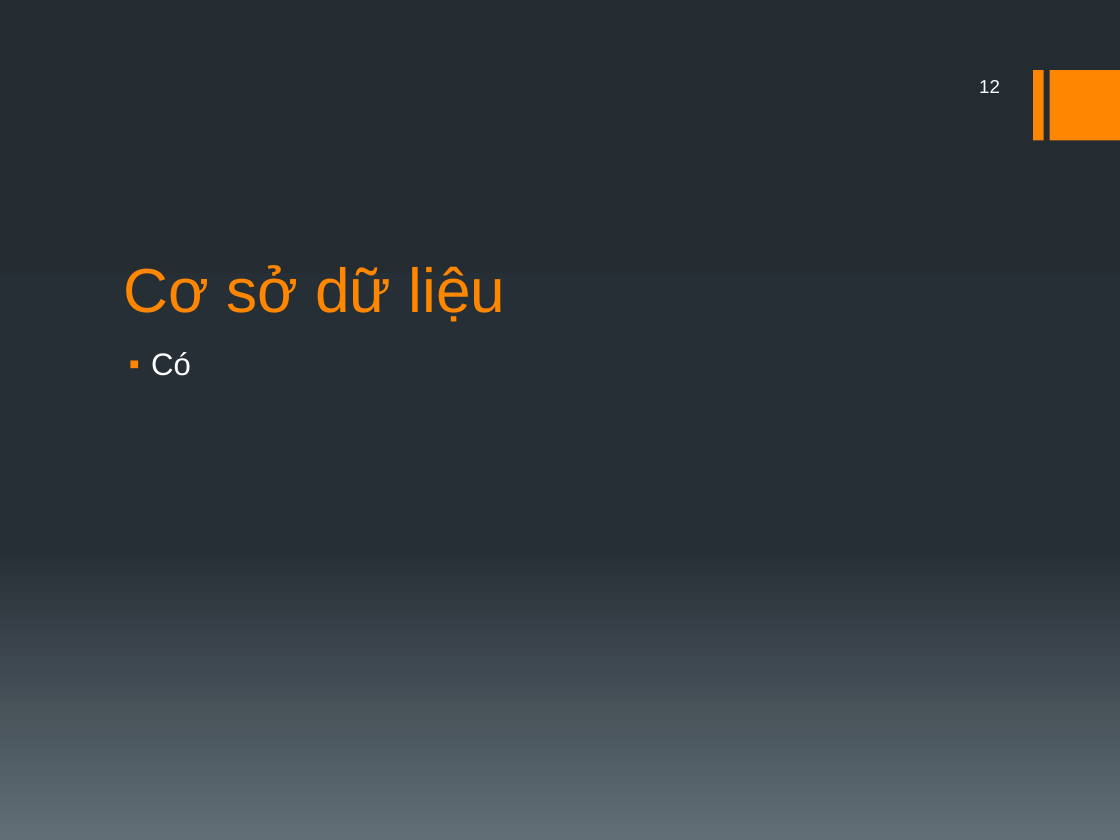
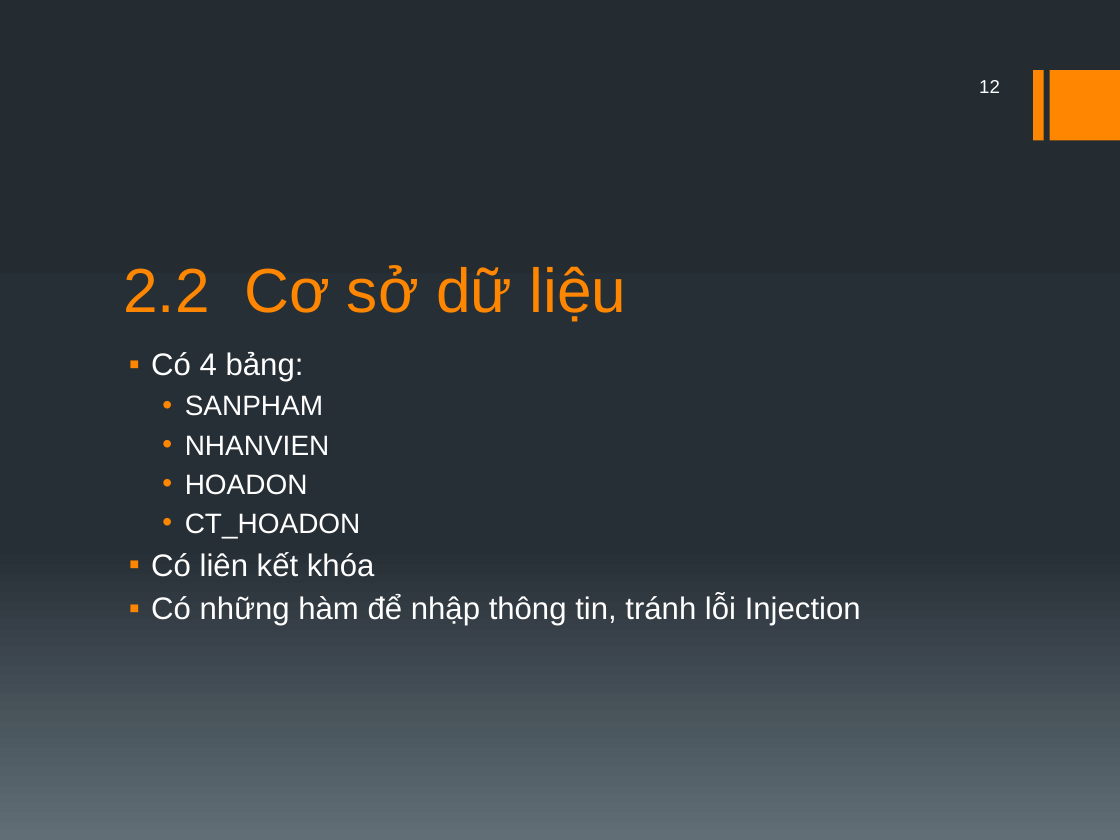
Before and after one commit to Hachiko001/CuaHang-NhaKho, a slide deck: slide 12 of Báo cáo/Báo cáo.pptx. Drawn at 1120x840 pixels with LibreOffice and Linux fonts; fonts in the diff are those of the drawing. Boxes give left, top, right and bottom in pixels: in the first picture for what was removed or moved away, otherwise in the second. Text is boxed around its words. In the diff, an @@ line names an element or a change of style, - is before the commit and + after.

```diff
--- a/Báo cáo/Báo cáo.pptx
+++ b/Báo cáo/Báo cáo.pptx
@@ title at bbox=[123, 265, 626, 322]: text changed @@
-Cơ sở dữ liệu
+2.2 Cơ sở dữ liệu
@@ text at bbox=[151, 352, 861, 626]: text changed @@
-▪ Có
+▪ Có 4 bảng:
+  • SANPHAM
+  • NHANVIEN
+  • HOADON
+  • CT_HOADON
+▪ Có liên kết khóa
+▪ Có những hàm để nhập thông tin, tránh lỗi Injection
```
Also in this commit, not shown: 5 other slides changed, 4 slides added.
